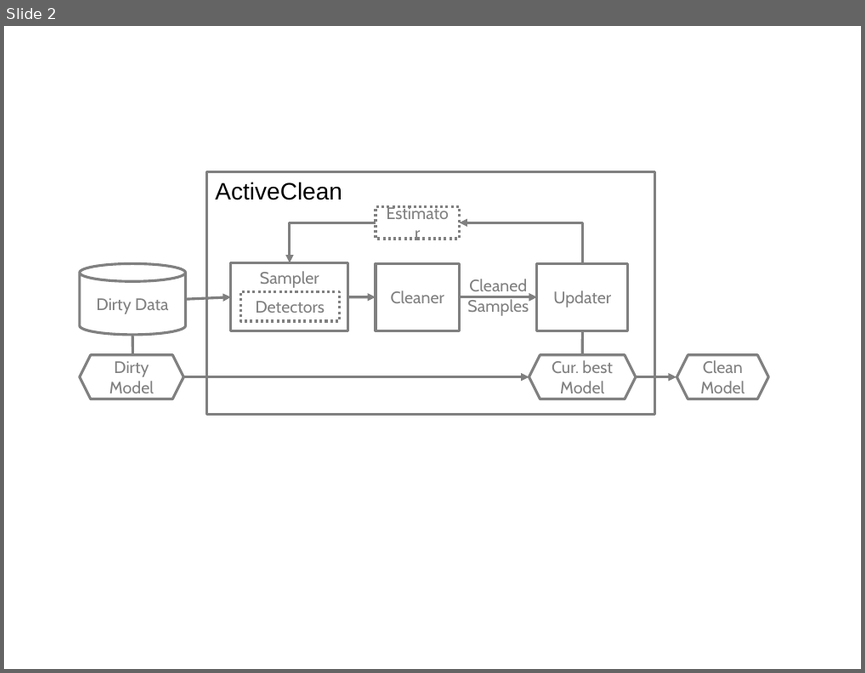
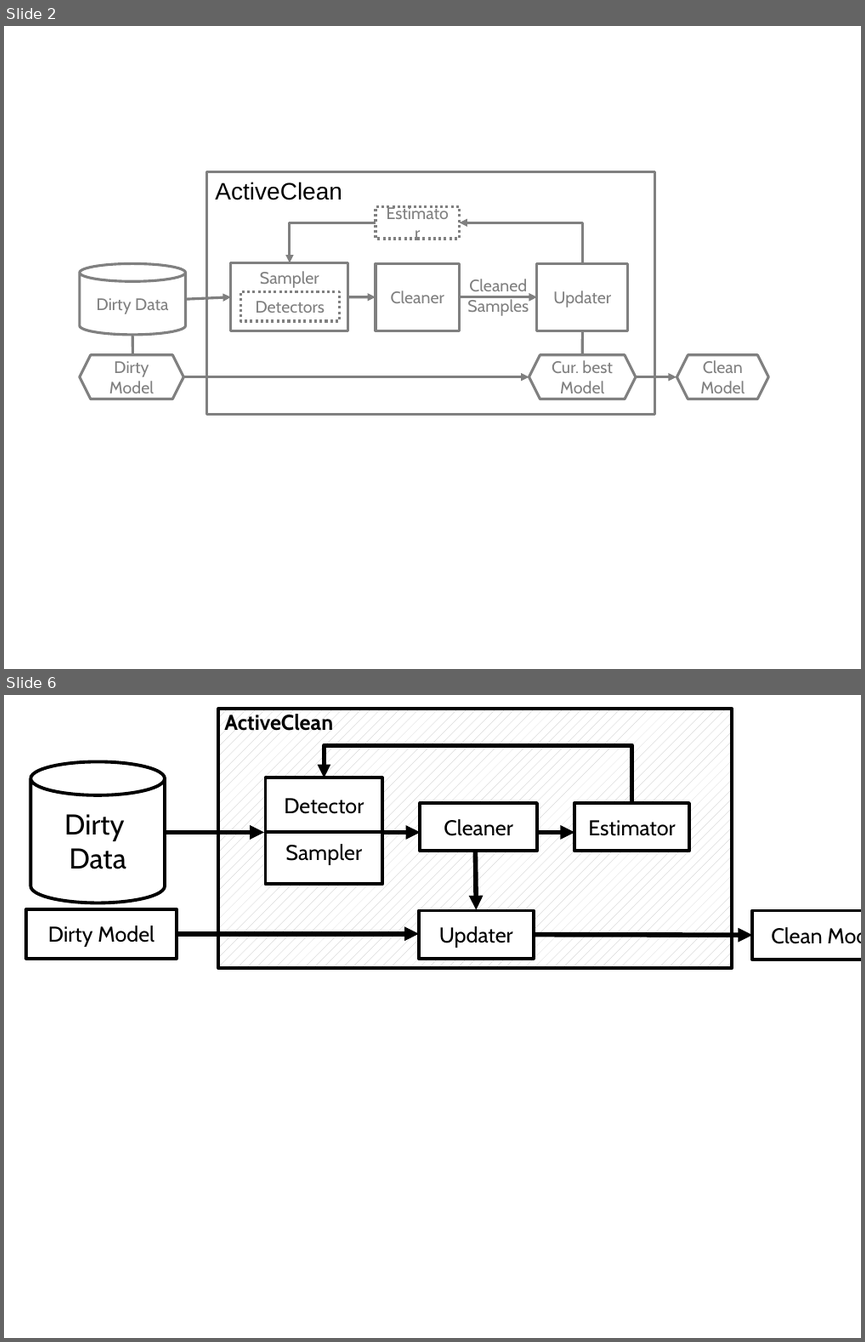
Before and after one commit to sjyk/sampleml, a slide deck: figs/figs.pptx. Shown one above the other, each under a label of ours: slide 2 before the commit, slides 2 and 6 after it; the slides between them are not shown. The pictures are 865x673 and 865x1342 pixels, drawn with LibreOffice and Linux fonts; fonts in the diff are those of the drawing. Boxes give left, top, right and bottom in pixels: in the first picture for what was removed or moved away, otherwise in the second. Text is boxed around its words. In the diff, an @@ line names an element or a change of style, - is before the commit and + after.

```diff
--- a/figs/figs.pptx
+++ b/figs/figs.pptx
@@ slide 6 added at [4, 695, 861, 1338], background #FFFFFF @@
@@ group added at [26, 709, 861, 969]: 8 rectangles, 6 arrows, 1 cylinder, 1 elbow arrow, 1 text @@
+Dirty
+Data
+Sampler
+Cleaner
+Estimator
+Detector
+Dirty Model
+Clean Model
+Updater
+ActiveClean
```
Also in this commit, not shown: 11 other slides added, 4 other files.
